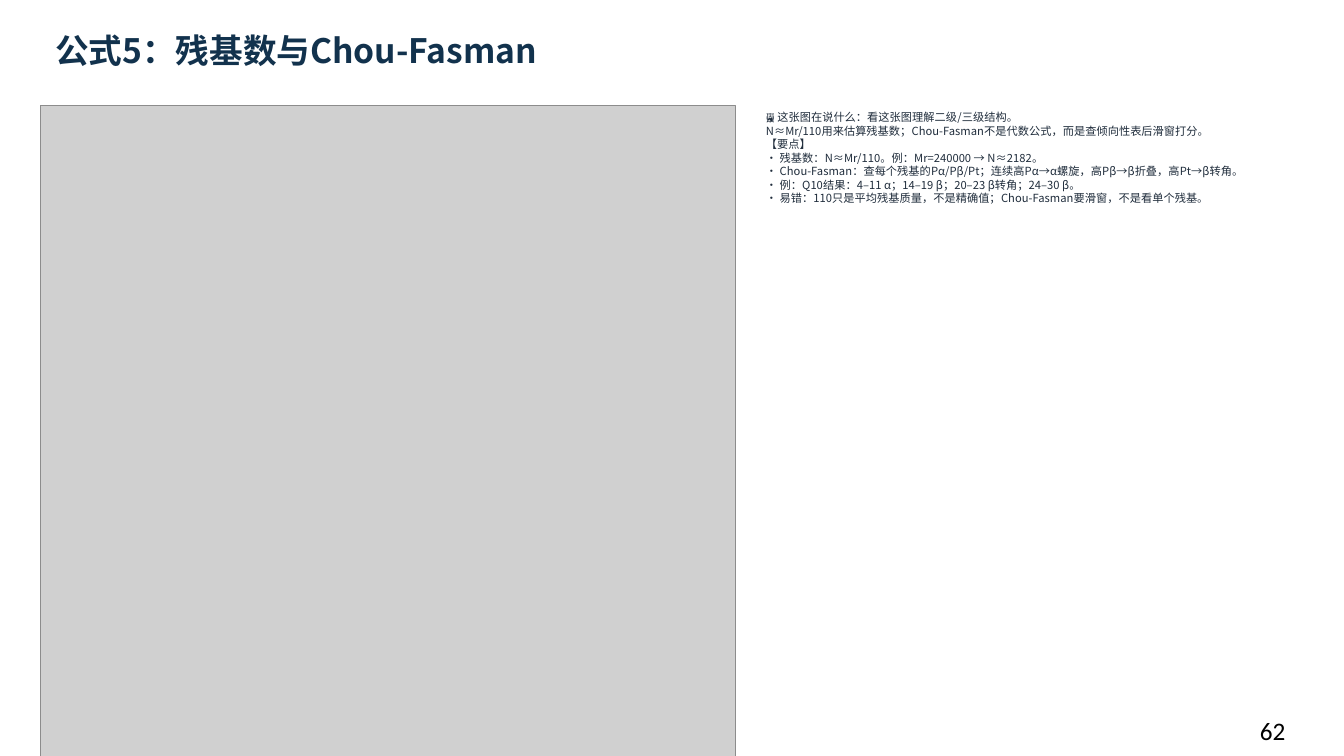
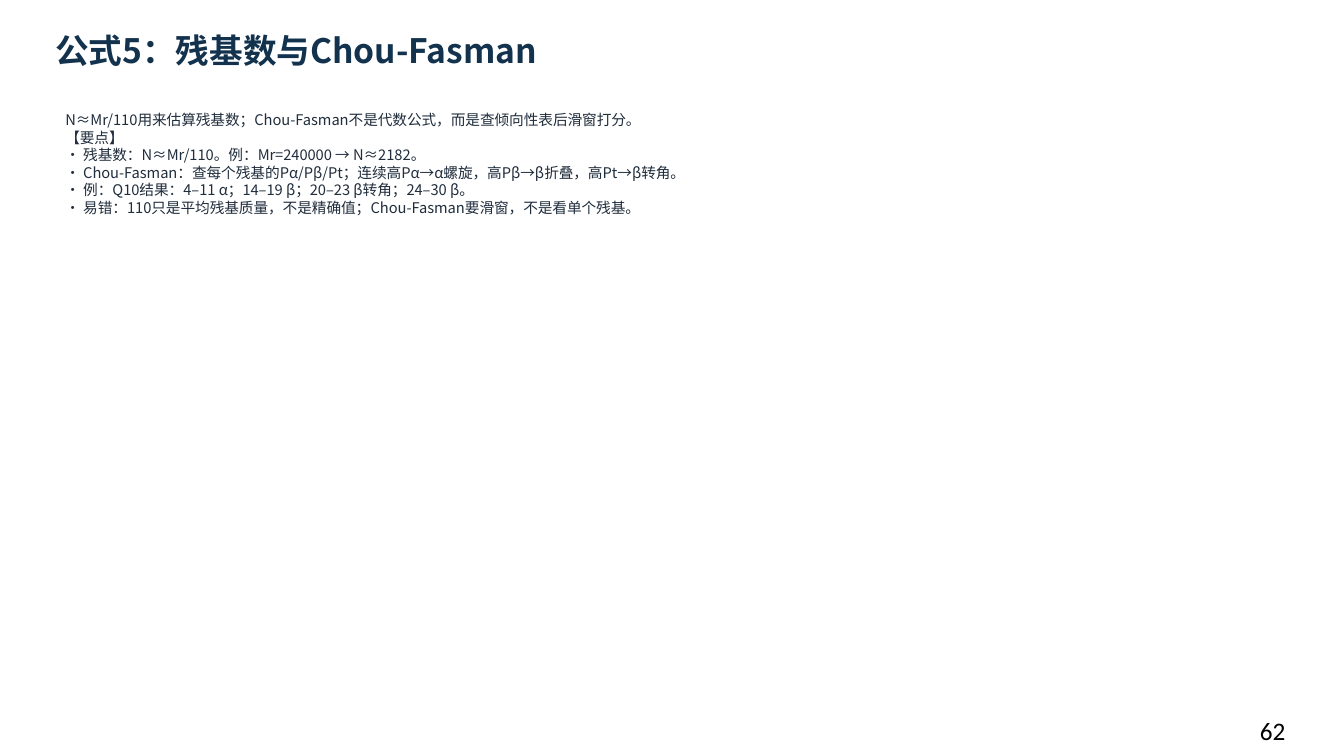
Before and after one commit to newkan-li/Biochemistry, a slide deck: slide 62 of downloads/bc03-ai-style.pptx. Drawn at 1344x756 pixels with LibreOffice and Linux fonts; fonts in the diff are those of the drawing; grey boxes stand for pictures. Boxes give left, top, right and bottom in pixels: in the first picture for what was removed or moved away, otherwise in the second. Text is boxed around its words. In the diff, an @@ line names an element or a change of style, - is before the commit and + after.

```diff
--- a/downloads/bc03-ai-style.pptx
+++ b/downloads/bc03-ai-style.pptx
@@ picture removed at (x1=40, y1=106, x2=736, y2=756) @@
@@ text at (x1=65, y1=112, x2=685, y2=215): text changed; size 8 to 10.5 pt @@
-🖼 这张图在说什么：看这张图理解二级/三级结构。
-N≈Mr/110用来估算残基数；Chou-Fasman不是代数公式，而是查倾向性表后滑窗打分。
-【要点】
-• 残基数：N≈Mr/110。例：Mr=240000 → N≈2182。
-• Chou-Fasman：查每个残基的Pα/Pβ/Pt；连续高Pα→α螺旋，高Pβ→β折叠，高Pt→β转角。
-• 例：Q10结果：4–11 α；14–19 β；20–23 β转角；24–30 β。
-• 易错：110只是平均残基质量，不是精确值；Chou-Fasman要滑窗，不是看单个残基。
+N≈Mr/110用来估算残基数；Chou-Fasman不是代数公式，而是查倾向性表后滑窗打分。
+【要点】
+• 残基数：N≈Mr/110。例：Mr=240000 → N≈2182。
+• Chou-Fasman：查每个残基的Pα/Pβ/Pt；连续高Pα→α螺旋，高Pβ→β折叠，高Pt→β转角。
+• 例：Q10结果：4–11 α；14–19 β；20–23 β转角；24–30 β。
+• 易错：110只是平均残基质量，不是精确值；Chou-Fasman要滑窗，不是看单个残基。
```
Also in this commit, not shown: 15 other slides changed, 21 other files.
